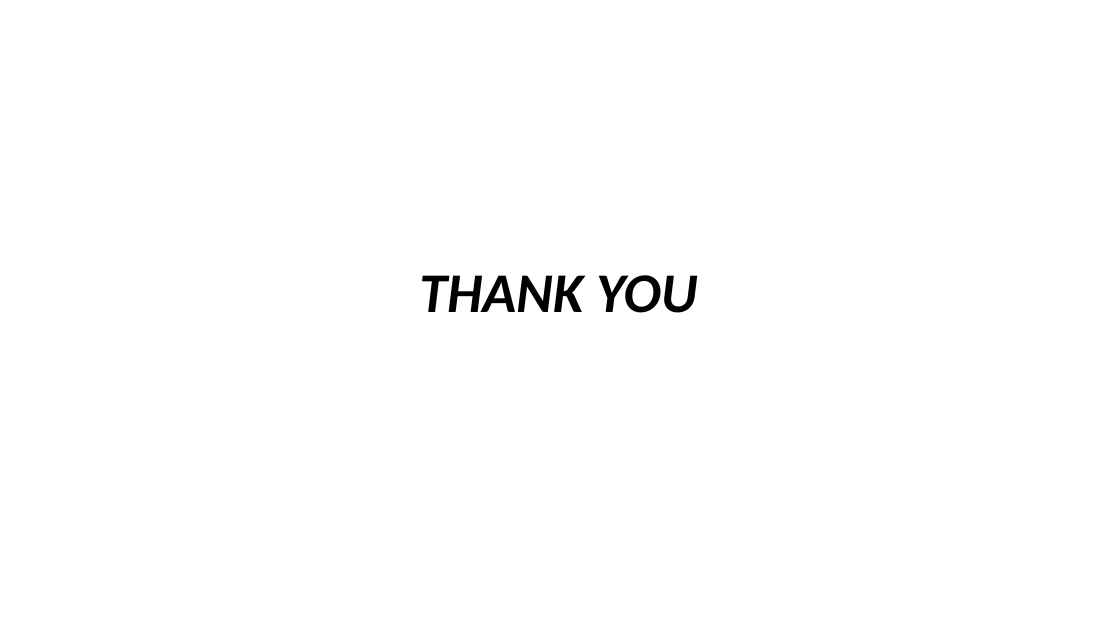
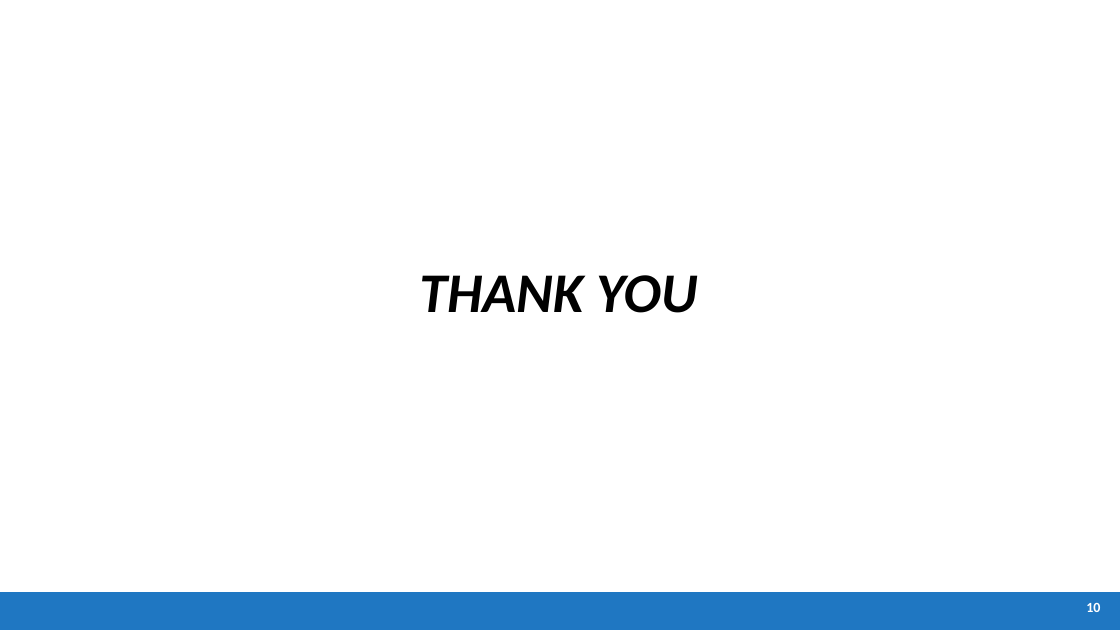
Before and after one commit to SohamBhattacharjee2003/MutiFace-Attendance-System, a slide deck: slide 11 of Server/results/PresenceAI_Presentation.pptx. Drawn at 1120x630 pixels with LibreOffice and Linux fonts; fonts in the diff are those of the drawing. Boxes give left, top, right and bottom in pixels: in the first picture for what was removed or moved away, otherwise in the second. Text is boxed around its words. In the diff, an @@ line names an element or a change of style, - is before the commit and + after.

```diff
--- a/Server/results/PresenceAI_Presentation.pptx
+++ b/Server/results/PresenceAI_Presentation.pptx
@@ rectangle added at bbox=[0, 592, 1120, 630], fill #1F77C2 @@
@@ text added at bbox=[1086, 603, 1100, 612], 12 pt, text #FFFFFF, bold @@
+10
```
Also in this commit, not shown: 9 other slides changed, 1 other file.
